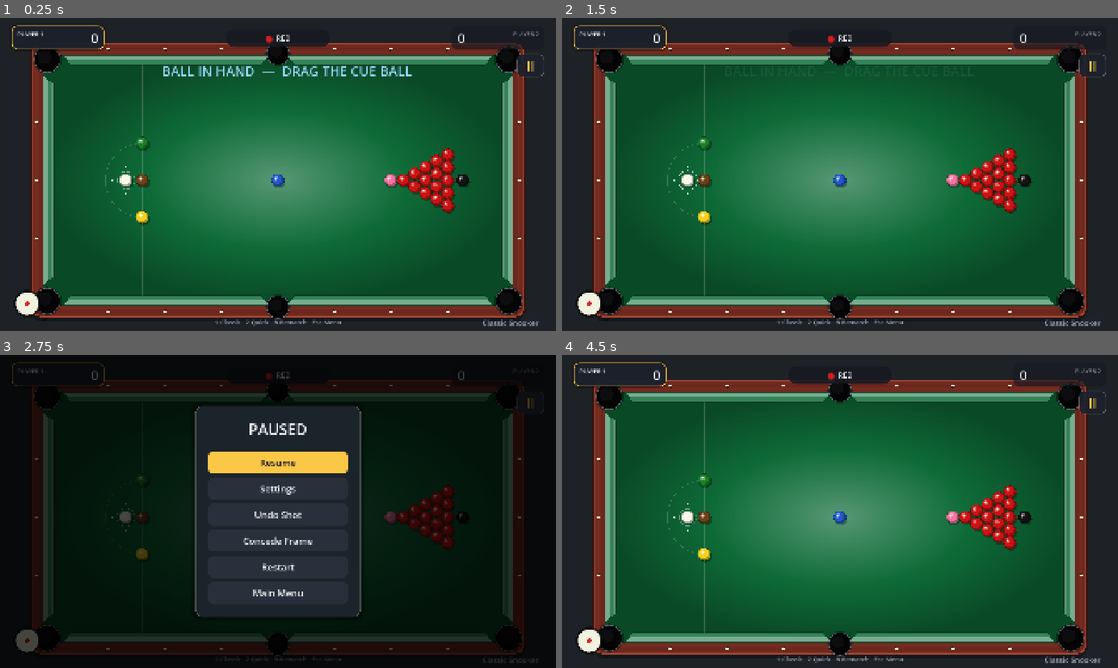
Above: before the commit, frames 1-4 (two rows, left to right).
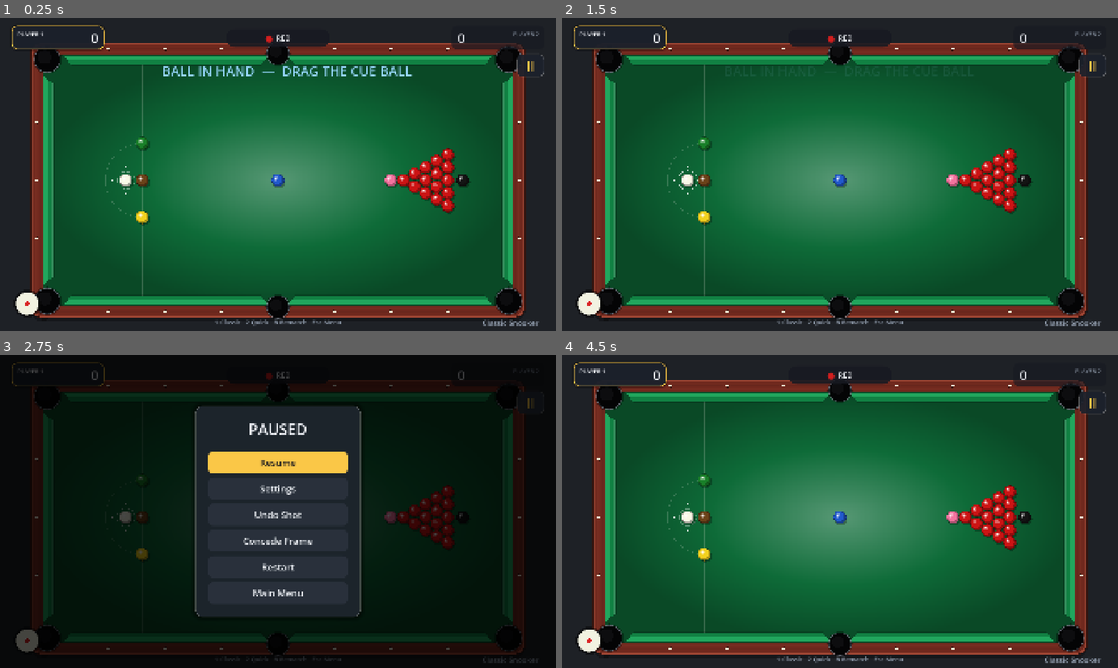
Above: after the commit, the same moments.

Repository: SaadiDK-003/pocket_duel
Game: Godot game, scene res://scenes/snooker/snooker_game.tscn
Two runs of this game, one before a commit and one after it. Both use one fixed random seed, a clock stepped at 60 frames per second and the inputs below. This scene is started directly instead of the project's main scene.
Inputs:
- Up to frame 1 (0.25 s): no input
- Up to frame 2 (1.5 s): click "II" at 0.5 s; click "Restart" at 1.25 s
- Up to frame 3 (2.75 s): click "II" at 2 s
- Up to frame 4 (4.5 s): click "Restart" at 2.75 s; click "II" at 3.5 s; click "Restart" at 4.25 s

The runs differ from the first frame. In frame 1, 6.2% of the frame differs, in the area x 7-93%, y 12-92%; in frame 2, 6.2%; in frame 3, 3.1%; in frame 4, 6.2%.

Commit message:
Fix washed-out cushion colour (brighten in HSV, keep saturation)
lightened() mixes toward white, which turned the green cushion into pale mint.
Brighten in HSV instead (raise value, keep hue/saturation) so the cushion stays
a rich version of the cloth colour on every cloth.

Co-Authored-By: Claude Opus 4.8 <noreply@anthropic.com>

Diff:
--- a/scripts/snooker/table.gd
+++ b/scripts/snooker/table.gd
@@ -58,12 +58,19 @@
 	felt_color = GameState.cloth_color()
 	felt_light = felt_color.lightened(0.30)
 	felt_dark = felt_color.darkened(0.32)
-	cushion_color = felt_color.lightened(0.16)   # mid-tone face
-	cushion_top = felt_color.lightened(0.44)     # bright top bevel
+	# Brighten in HSV (keep the hue & saturation) so the cushion stays a rich
+	# version of the cloth colour instead of washing out to a pale tint.
+	cushion_color = _brighten(felt_color, 1.20, 1.0)    # mid-tone face
+	cushion_top = _brighten(felt_color, 1.55, 0.92)     # bright top bevel
 	_build_felt_gradient()
 	_compute_geometry()
 	_build_pockets()
 	queue_redraw()
+
+
+## Brighten a colour while keeping its hue & saturation (value * vf, sat * sf).
+func _brighten(c: Color, vf: float, sf: float) -> Color:
+	return Color.from_hsv(c.h, clampf(c.s * sf, 0.0, 1.0), clampf(c.v * vf, 0.0, 1.0), c.a)
 
 
 ## A radial gradient texture (bright centre -> dark rim) drawn over the bed for
